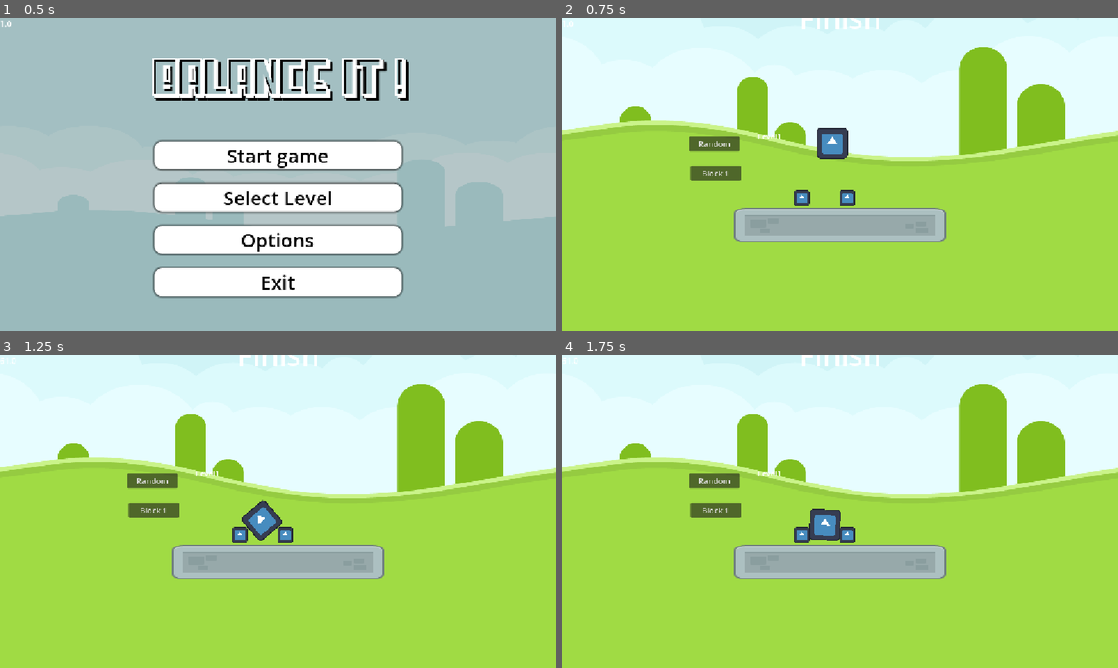
Above: before the commit, frames 1-4 (two rows, left to right).
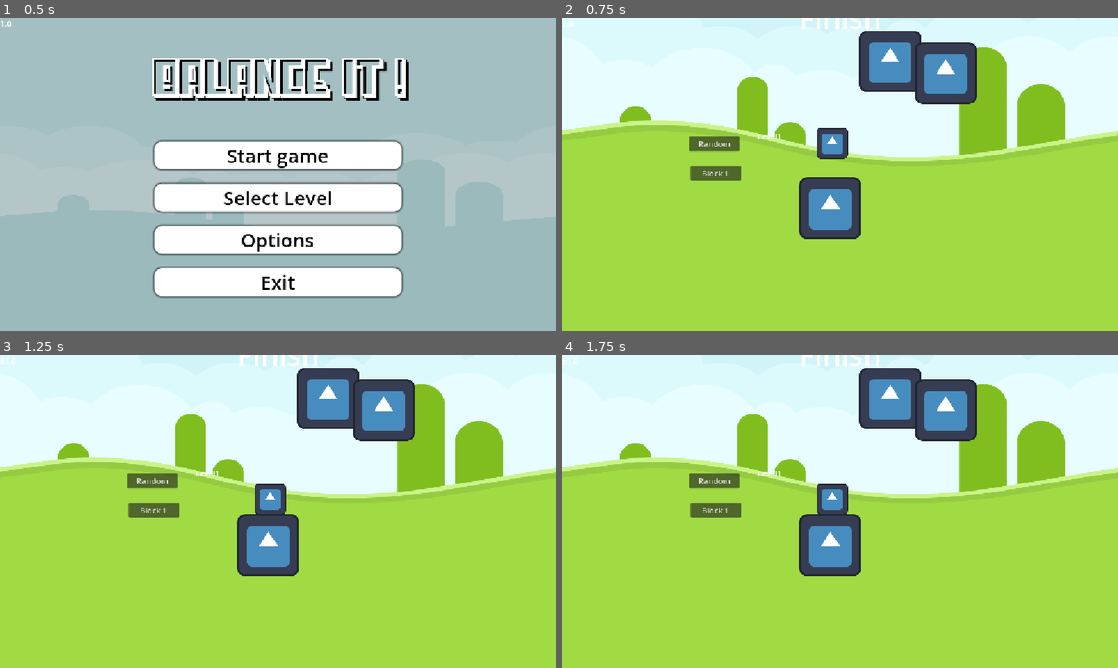
Above: after the commit, the same moments.

Repository: AmirLev426/Balance-It
Game: Godot game, scene res://scenes/main_menu.tscn
Two runs of this game, one before a commit and one after it. Both use one fixed random seed, a clock stepped at 60 frames per second and the inputs below. The engine's default icon, where the game draws it, is replaced by a stand-in: a white triangle on a blue panel in a dark square.
Inputs (mouse positions are in pixels of both pictures, inside the frame that each line leads up to; where the layout moved, square brackets give the same spot in the first picture):
- Up to frame 1 (0.5 s): no input
- Up to frame 2 (0.75 s): click "Start game" at 0.5 s
- Up to frame 3 (1.25 s): no input
- Up to frame 4 (1.75 s): click (834, 498) [823, 520] at 1.25 s

Frame 1 is identical in both runs. In frame 2, 9.3% of the frame differs, in the area x 30-75%, y 4-72%; in frame 3, 9.7%; in frame 4, 9.7%.

Commit message:
win condition work
- win condition finally work

Diff:
--- a/audio/default_bus_layout.tres
+++ b/audio/default_bus_layout.tres
@@ -5,7 +5,7 @@
 bus/1/solo = false
 bus/1/mute = false
 bus/1/bypass_fx = false
-bus/1/volume_db = 0.0
+bus/1/volume_db = -80.0
 bus/1/send = &"Master"
 bus/2/name = &"SFX"
 bus/2/solo = false
--- a/scenes/character_body_2d.gd
+++ /dev/null
@@ -1,25 +0,0 @@
-extends CharacterBody2D
-
-
-const SPEED = 300.0
-const JUMP_VELOCITY = -400.0
-
-
-func _physics_process(delta: float) -> void:
-	# Add the gravity.
-	if not is_on_floor():
-		velocity += get_gravity() * delta
-
-	# Handle jump.
-	if Input.is_action_just_pressed("ui_accept") and is_on_floor():
-		velocity.y = JUMP_VELOCITY
-
-	# Get the input direction and handle the movement/deceleration.
-	# As good practice, you should replace UI actions with custom gameplay actions.
-	var direction := Input.get_axis("ui_left", "ui_right")
-	if direction:
-		velocity.x = direction * SPEED
-	else:
-		velocity.x = move_toward(velocity.x, 0, SPEED)
-
-	move_and_slide()
--- a/scenes/level_1.tscn
+++ b/scenes/level_1.tscn
@@ -1,20 +1,16 @@
-[gd_scene load_steps=11 format=3 uid="uid://6w47kqrsmhon"]
+[gd_scene load_steps=9 format=3 uid="uid://6w47kqrsmhon"]
 
 [ext_resource type="Script" uid="uid://cenxc21n1a3ro" path="res://scripts/level_1.gd" id="1_6sh32"]
 [ext_resource type="PackedScene" uid="uid://dssb1hu8qvte6" path="res://scenes/pause_menu.tscn" id="2_ejswk"]
-[ext_resource type="Texture2D" uid="uid://6w71fh3mc2ij" path="res://assets/kenney_physics-assets/PNG/Stone elements/elementStone013.png" id="3_bbk5w"]
 [ext_resource type="Script" uid="uid://b25i61y4bi7h2" path="res://scenes/camera_2d.gd" id="3_fcfvj"]
 [ext_resource type="Texture2D" uid="uid://c1r02n1m56ead" path="res://assets/icon.svg" id="4_conm7"]
 [ext_resource type="PackedScene" uid="uid://bv4st2ckwqv5o" path="res://scenes/movable_block.tscn" id="5_d3jkd"]
 [ext_resource type="Texture2D" uid="uid://cesm2l8f8t8kh" path="res://assets/kenney_physics-assets/PNG/Backgrounds/colored_grass.png" id="7_pa8r4"]
 
-[sub_resource type="RectangleShape2D" id="RectangleShape2D_fc0e3"]
-size = Vector2(439, 70)
+[sub_resource type="WorldBoundaryShape2D" id="WorldBoundaryShape2D_6sh32"]
 
-[sub_resource type="RectangleShape2D" id="RectangleShape2D_feb5d"]
-size = Vector2(32, 32)
-
-[sub_resource type="WorldBoundaryShape2D" id="WorldBoundaryShape2D_6sh32"]
+[sub_resource type="RectangleShape2D" id="RectangleShape2D_fcfvj"]
+size = Vector2(128, 128)
 
 [node name="Level1" type="Node2D"]
 script = ExtResource("1_6sh32")
@@ -34,40 +30,6 @@
 [node name="Camera2D" type="Camera2D" parent="."]
 limit_enabled = false
 script = ExtResource("3_fcfvj")
-
-[node name="Floor" type="StaticBody2D" parent="."]
-position = Vector2(0, 71)
-
-[node name="CollisionShape2D" type="CollisionShape2D" parent="Floor"]
-position = Vector2(-0.5, 34)
-shape = SubResource("RectangleShape2D_fc0e3")
-
-[node name="Sprite2D" type="Sprite2D" parent="Floor"]
-position = Vector2(0, 34)
-scale = Vector2(2, 1)
-texture = ExtResource("3_bbk5w")
-
-[node name="StaticBlock" type="StaticBody2D" parent="."]
-position = Vector2(-79, 49)
-
-[node name="CollisionShape2D" type="CollisionShape2D" parent="StaticBlock"]
-shape = SubResource("RectangleShape2D_feb5d")
-
-[node name="Sprite2D" type="Sprite2D" parent="StaticBlock"]
-scale = Vector2(0.25, 0.25)
-texture = ExtResource("4_conm7")
-
-[node name="StaticBlock2" type="StaticBody2D" parent="."]
-position = Vector2(-79, 49)
-
-[node name="CollisionShape2D" type="CollisionShape2D" parent="StaticBlock2"]
-position = Vector2(94, 0)
-shape = SubResource("RectangleShape2D_feb5d")
-
-[node name="Sprite2D" type="Sprite2D" parent="StaticBlock2"]
-position = Vector2(94, 0)
-scale = Vector2(0.25, 0.25)
-texture = ExtResource("4_conm7")
 
 [node name="MovableBlock" parent="." instance=ExtResource("5_d3jkd")]
 position = Vector2(-16, -77)
@@ -118,6 +80,34 @@
 wait_time = 2.0
 one_shot = true
 
+[node name="StaticBody2D" type="StaticBody2D" parent="."]
+position = Vector2(-20, 70)
+
+[node name="CollisionShape2D" type="CollisionShape2D" parent="StaticBody2D"]
+shape = SubResource("RectangleShape2D_fcfvj")
+
+[node name="Sprite2D" type="Sprite2D" parent="StaticBody2D"]
+texture = ExtResource("4_conm7")
+
+[node name="StaticBody2D2" type="StaticBody2D" parent="."]
+position = Vector2(104, -234)
+
+[node name="CollisionShape2D" type="CollisionShape2D" parent="StaticBody2D2"]
+shape = SubResource("RectangleShape2D_fcfvj")
+
+[node name="Sprite2D" type="Sprite2D" parent="StaticBody2D2"]
+texture = ExtResource("4_conm7")
+
+[node name="StaticBody2D3" type="StaticBody2D" parent="."]
+position = Vector2(219, -210)
+
+[node name="CollisionShape2D" type="CollisionShape2D" parent="StaticBody2D3"]
+shape = SubResource("RectangleShape2D_fcfvj")
+
+[node name="Sprite2D" type="Sprite2D" parent="StaticBody2D3"]
+texture = ExtResource("4_conm7")
+
 [connection signal="body_entered" from="Area2D" to="." method="_on_area_2d_body_entered"]
+[connection signal="body_exited" from="Area2D" to="." method="_on_area_2d_body_exited"]
 [connection signal="pressed" from="spawner" to="." method="_on_spawner_pressed"]
 [connection signal="pressed" from="rng_spawner" to="." method="_on_rng_spawner_pressed"]
--- a/scripts/level_1.gd
+++ b/scripts/level_1.gd
@@ -10,15 +10,16 @@
 var all_blocks = [movable_block, movable_block2]
 
 func _on_area_2d_body_entered(_body: Node2D) -> void:
-	if _body.linear_velocity.length() < 0.1:
-		print("check once if block not moving")
-		await get_tree().create_timer(3.0).timeout
-		if _body.linear_velocity.length() < 0.1 and $Area2D.get_overlapping_bodies().has(RigidBody2D): #DOES NOT WORK
-			print("check second time")
-			print("You won !")
-			LevelCore.lvl1_completed = true
-			call_deferred("queue_free")
-			call_deferred("change_scene")
+	print("body entered")
+	await get_tree().create_timer(3.0).timeout
+	if _body.linear_velocity.length() < 1:
+		print("body not moving")
+		LevelCore.lvl1_completed = true
+		call_deferred("queue_free")
+		call_deferred("change_scene")
+
+func _on_area_2d_body_exited(_body: Node2D):
+	print("body exited")
 
 func change_scene() -> void:
 	get_tree().change_scene_to_file("res://scenes/level_select.tscn")
--- a/scripts/rigid_body_2d.gd
+++ b/scripts/rigid_body_2d.gd
@@ -11,7 +11,7 @@
 func _process(delta):
 	if dragging:
 		global_position = get_global_mouse_position() - of
-		sprite_2d.z_index = 10
+		sprite_2d.z_index = 2
 
 func _on_button_button_down() -> void:
 	print("DOWN ", self)
@@ -19,7 +19,7 @@
 	dragging = true
 	freeze_mode = RigidBody2D.FREEZE_MODE_KINEMATIC
 	movable_block.collision_layer = 2
-	sprite_2d.z_index = 10
+	sprite_2d.z_index = 2
 
 	freeze = true
 	if rotation_degrees != 0:
Not shown, removed: scenes/character_body_2d.gd.uid
Not shown, changed: todo.md
